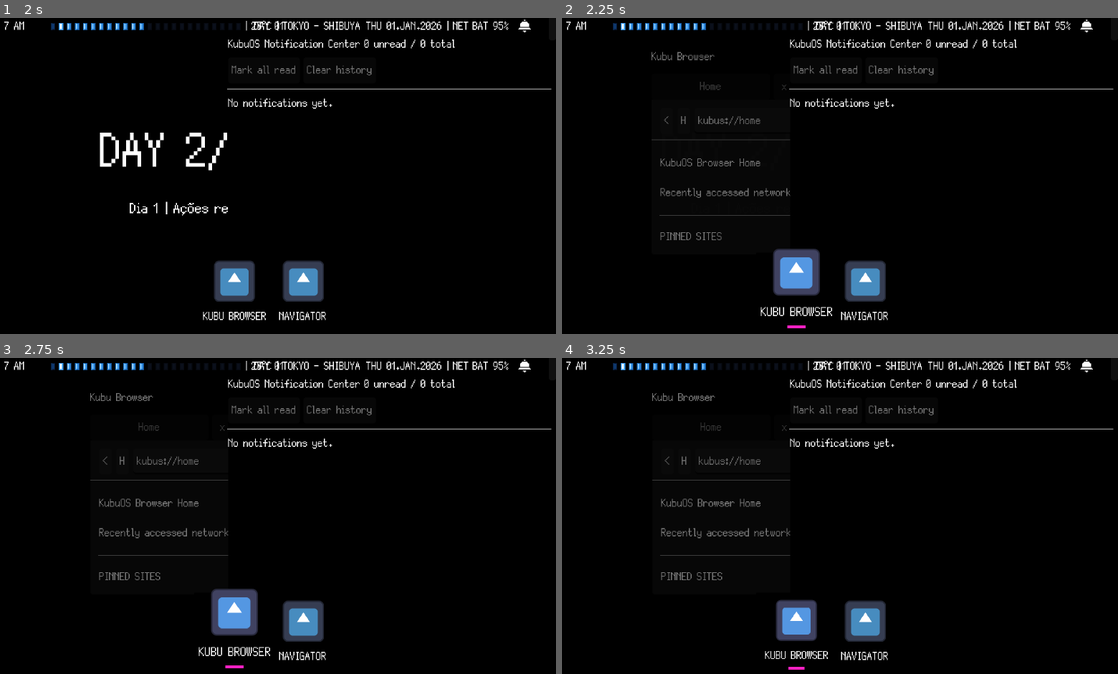
Above: before the commit, frames 1-4 (two rows, left to right).
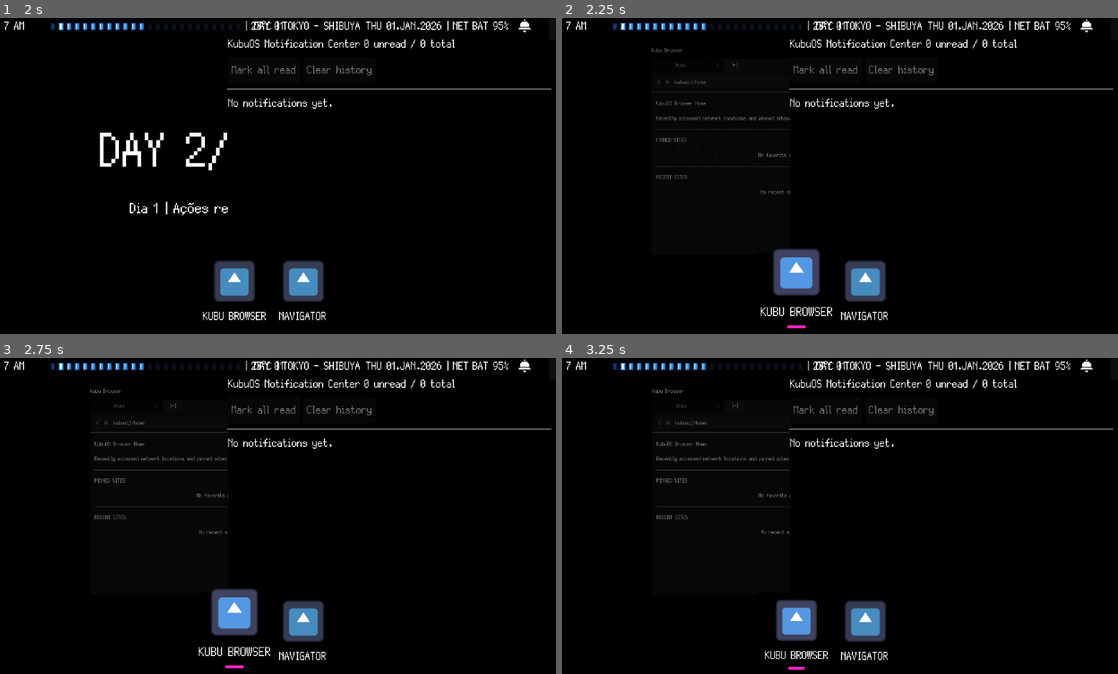
Above: after the commit, the same moments.

Repository: GYU-GAZE/NULL-NETWORK
Game: Godot game, scene res://core/main.tscn
Two runs of this game, one before a commit and one after it. Both use one fixed random seed, a clock stepped at 60 frames per second and the inputs below. The engine's default icon, where the game draws it, is replaced by a stand-in: a white triangle on a blue panel in a dark square.
Inputs (mouse positions are in pixels of both pictures, inside the frame that each line leads up to):
- Up to frame 1 (2 s): click "Debug: Passar tempo" at 0.5 s; click (522, 24) at 1.25 s
- Up to frame 2 (2.25 s): click (795, 280) at 2.02 s
- Up to frame 3 (2.75 s): no input
- Up to frame 4 (3.25 s): click "□" at 2.75 s

Frame 1 is identical in both runs. In frame 2, 1.5% of the frame differs, in the area x 16-42%, y 9-71%; in frame 3, 1.5%; in frame 4, 1.5%.

Commit message:
Restore deterministic window density breakpoint

Diff:
--- a/systems/window_manager/window_base_adaptive_scale.gd
+++ b/systems/window_manager/window_base_adaptive_scale.gd
@@ -5,7 +5,6 @@
 
 const PIXEL_DENSITY_1X: int = 1
 const PIXEL_DENSITY_2X: int = 2
-const FIT_EPSILON: float = 0.5
 
 @export_category("Adaptive Pixel Density")
 @export var absolute_minimum_window_size: Vector2 = Vector2(96, 12)
@@ -16,30 +15,17 @@
 
 @onready var visual_root: Control = %VisualRoot
 
+var scale_switch_size: Vector2 = Vector2(400, 300)
 var current_window_pixel_density: int = PIXEL_DENSITY_2X
 var _visual_scale: float = 1.0
 var _density_emit_queued: bool = false
-var _fit_validation_queued: bool = false
 var _configured_resize_border_size: float = 8.0
 var _is_configured: bool = false
-
-var _app_content_root: Control
-var _required_2x_window_size: Vector2 = Vector2.ZERO
-var _blocked_2x_axes: Vector2i = Vector2i.ZERO
 
 
 func _ready() -> void:
 	_configured_resize_border_size = max(1.0, border_size)
 	super._ready()
-
-	if not content_container.child_order_changed.is_connected(
-		_on_content_children_changed
-	):
-		content_container.child_order_changed.connect(
-			_on_content_children_changed
-		)
-
-	call_deferred("_bind_current_content_root")
 
 
 func setup(
@@ -57,8 +43,13 @@
 		resize_enabled
 	)
 
-	# O limite rígido da geometria externa é independente do conteúdo.
-	# A troca 2x -> 1x é resolvida depois, medindo o layout renderizado.
+	# O mínimo configurado no AppResource é o breakpoint 2x -> 1x.
+	scale_switch_size = KubuOSMetrics.snap_vector(Vector2(
+		max(1.0, minimum_size.x),
+		max(1.0, minimum_size.y)
+	))
+
+	# Este é o único limite rígido da geometria externa da janela.
 	min_window_size = KubuOSMetrics.snap_vector(Vector2(
 		max(1.0, absolute_minimum_window_size.x),
 		max(1.0, absolute_minimum_window_size.y)
@@ -108,9 +99,6 @@
 	_sync_visual_root_geometry()
 	_sync_resize_border_hit_area()
 
-	if current_window_pixel_density == PIXEL_DENSITY_2X:
-		_queue_2x_fit_validation()
-
 	if density_changed:
 		_queue_density_changed()
 
@@ -120,35 +108,20 @@
 		return PIXEL_DENSITY_2X
 
 	if current_window_pixel_density == PIXEL_DENSITY_1X:
-		if _has_recovered_2x_space():
+		var recovery_size: Vector2 = scale_switch_size + Vector2(
+			max(0.0, density_hysteresis.x),
+			max(0.0, density_hysteresis.y)
+		)
+
+		if size.x >= recovery_size.x and size.y >= recovery_size.y:
 			return PIXEL_DENSITY_2X
 
 		return PIXEL_DENSITY_1X
 
+	if size.x < scale_switch_size.x or size.y < scale_switch_size.y:
+		return PIXEL_DENSITY_1X
+
 	return PIXEL_DENSITY_2X
-
-
-func _has_recovered_2x_space() -> bool:
-	if _blocked_2x_axes == Vector2i.ZERO:
-		return true
-
-	if (
-		_blocked_2x_axes.x != 0
-		and size.x
-		< _required_2x_window_size.x
-		+ max(0.0, density_hysteresis.x)
-	):
-		return false
-
-	if (
-		_blocked_2x_axes.y != 0
-		and size.y
-		< _required_2x_window_size.y
-		+ max(0.0, density_hysteresis.y)
-	):
-		return false
-
-	return true
 
 
 func _sync_visual_root_geometry() -> void:
@@ -184,125 +157,6 @@
 	)
 
 
-func _on_content_children_changed() -> void:
-	call_deferred("_bind_current_content_root")
-
-
-func _bind_current_content_root() -> void:
-	var new_content_root: Control
-
-	for child in content_container.get_children():
-		if child is Control:
-			new_content_root = child as Control
-			break
-
-	if _app_content_root == new_content_root:
-		_queue_2x_fit_validation()
-		return
-
-	if (
-		is_instance_valid(_app_content_root)
-		and _app_content_root.minimum_size_changed.is_connected(
-			_on_app_minimum_size_changed
-		)
-	):
-		_app_content_root.minimum_size_changed.disconnect(
-			_on_app_minimum_size_changed
-		)
-
-	_app_content_root = new_content_root
-
-	if (
-		is_instance_valid(_app_content_root)
-		and not _app_content_root.minimum_size_changed.is_connected(
-			_on_app_minimum_size_changed
-		)
-	):
-		_app_content_root.minimum_size_changed.connect(
-			_on_app_minimum_size_changed
-		)
-
-	_queue_2x_fit_validation()
-
-
-func _on_app_minimum_size_changed() -> void:
-	_queue_2x_fit_validation()
-
-
-func _queue_2x_fit_validation() -> void:
-	if _fit_validation_queued:
-		return
-
-	_fit_validation_queued = true
-	call_deferred("_validate_2x_fit_after_layout")
-
-
-func _validate_2x_fit_after_layout() -> void:
-	# Containers atualizam seus filhos de forma adiada. Esperar um frame garante
-	# que a medição use o layout final, não o tamanho da frame anterior.
-	await get_tree().process_frame
-	_fit_validation_queued = false
-
-	if not is_inside_tree():
-		return
-
-	if current_window_pixel_density != PIXEL_DENSITY_2X:
-		return
-
-	if is_maximized or not is_instance_valid(_app_content_root):
-		return
-
-	var minimum_deficit: Vector2 = _measure_minimum_size_deficit(
-		_app_content_root
-	)
-	var blocked_axes := Vector2i(
-		1 if minimum_deficit.x > FIT_EPSILON else 0,
-		1 if minimum_deficit.y > FIT_EPSILON else 0
-	)
-
-	if blocked_axes == Vector2i.ZERO:
-		_required_2x_window_size = Vector2.ZERO
-		_blocked_2x_axes = Vector2i.ZERO
-		return
-
-	_required_2x_window_size = KubuOSMetrics.snap_vector(
-		size + minimum_deficit
-	)
-	_blocked_2x_axes = blocked_axes
-
-	current_window_pixel_density = PIXEL_DENSITY_1X
-	_refresh_adaptive_pixel_density(true)
-
-
-func _measure_minimum_size_deficit(control: Control) -> Vector2:
-	if not control.visible:
-		return Vector2.ZERO
-
-	var combined_minimum: Vector2 = control.get_combined_minimum_size()
-	var largest_deficit := Vector2(
-		max(0.0, combined_minimum.x - control.size.x),
-		max(0.0, combined_minimum.y - control.size.y)
-	)
-
-	for child in control.get_children():
-		if not child is Control:
-			continue
-
-		var child_deficit: Vector2 = _measure_minimum_size_deficit(
-			child as Control
-		)
-		largest_deficit.x = max(
-			largest_deficit.x,
-			child_deficit.x
-		)
-		largest_deficit.y = max(
-			largest_deficit.y,
-			child_deficit.y
-		)
-
-	return largest_deficit
-
-
 func _queue_density_changed() -> void:
 	if _density_emit_queued:
 		return
